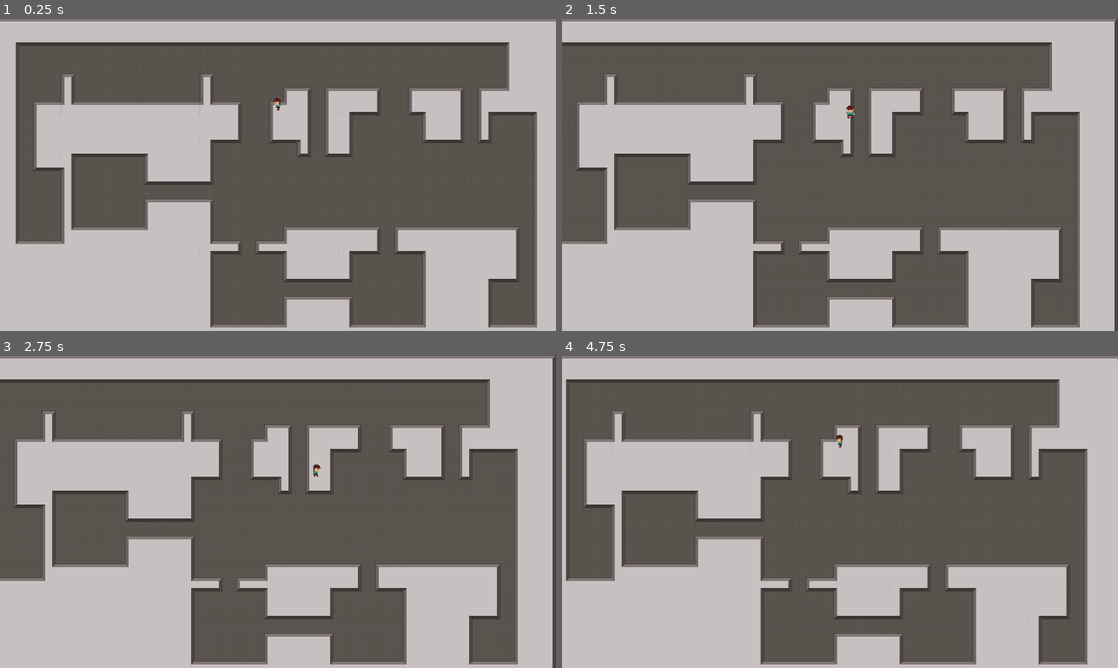
Above: before the commit, frames 1-4 (two rows, left to right).
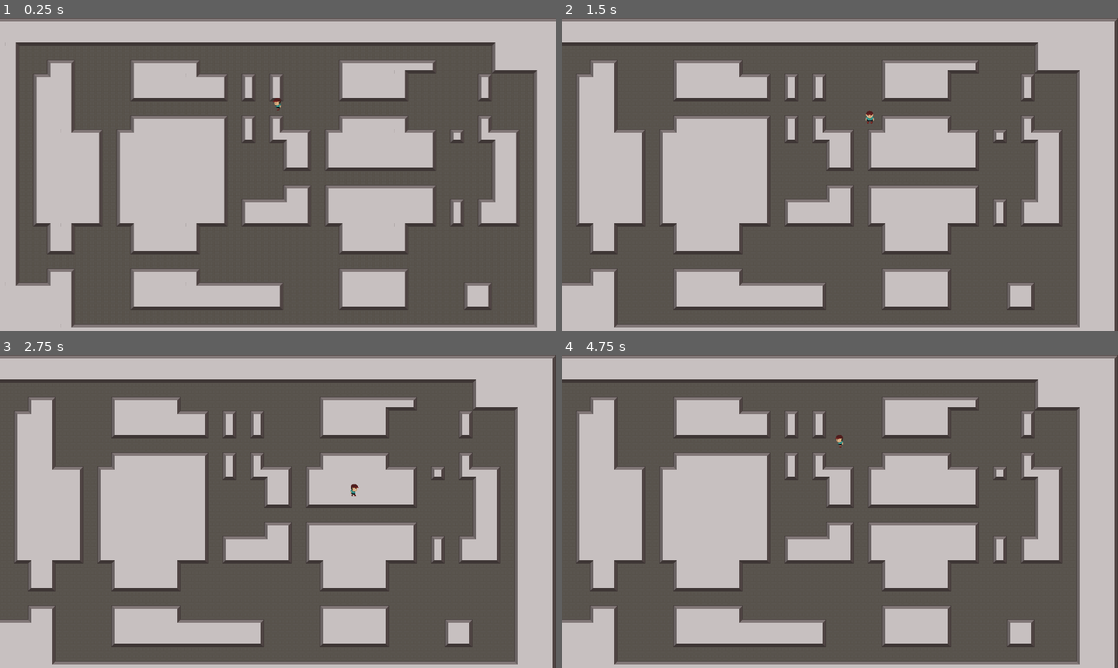
Above: after the commit, the same moments.

Repository: keklingaiu/B453-project
Game: Godot game, scene res://Game.tscn
Same seed, same stepped clock (60 frames per second), same inputs: the game is played once before the commit and once after it.
Inputs:
- Up to frame 1 (0.25 s): no input
- Up to frame 2 (1.5 s): tap Enter at 0.5 s; hold D (right) 0.53-1.28 s; hold S (down) from 1.28 s (still down)
- Up to frame 3 (2.75 s): release S (down) at 2.03 s; hold D (right) from 2.03 s (still down)
- Up to frame 4 (4.75 s): release D (right) at 2.78 s; hold W (up) 2.78-3.53 s; hold A (left) from 3.53 s (still down); tap Space at 4.25 s

The runs differ from the first frame. In frame 1, 42% of the frame differs, in the area x 2-97%, y 7-99%; in frame 2, 42%; in frame 3, 42%; in frame 4, 45%, in the area x 0-100%, y 0-100%.

Commit message:
Adjusted some variables to create specifically square type rooms most of the time

Diff:
--- a/Castle Clash/Player/Player.gd
+++ b/Castle Clash/Player/Player.gd
@@ -1,6 +1,6 @@
 extends KinematicBody2D
 
-const MAX_MOVE_SPEED = 90
+const MAX_MOVE_SPEED = 150
 
 var velocity = Vector2.ZERO
 
--- a/Castle Clash/Scripts/Game.gd
+++ b/Castle Clash/Scripts/Game.gd
@@ -3,7 +3,7 @@
 onready var tileMap = $Walls
 
 var borders = Rect2(1, 1, 37, 20)
-var stepsToWalk = 500
+var stepsToWalk = 800
 
 #var realTime = OS.get_time()
 
--- a/Castle Clash/Scripts/LevelWalker.gd
+++ b/Castle Clash/Scripts/LevelWalker.gd
@@ -10,7 +10,7 @@
 var step_history = []
 var steps_since_turn = 0
 
-var randomRoomSize = (randi() % 5 + 1)
+var randomRoomSize = (randi() % 4 + 3)
 
 func _init(start_pos, new_borders):
 	assert(new_borders.has_point(start_pos))
@@ -21,7 +21,7 @@
 func walk(steps):
 	generate_room(position)
 	for step in steps:
-		if randf() >= 0.2 and steps_since_turn >= 10:
+		if steps_since_turn >= 15:
 			switch_dir()
 
 		if step():
